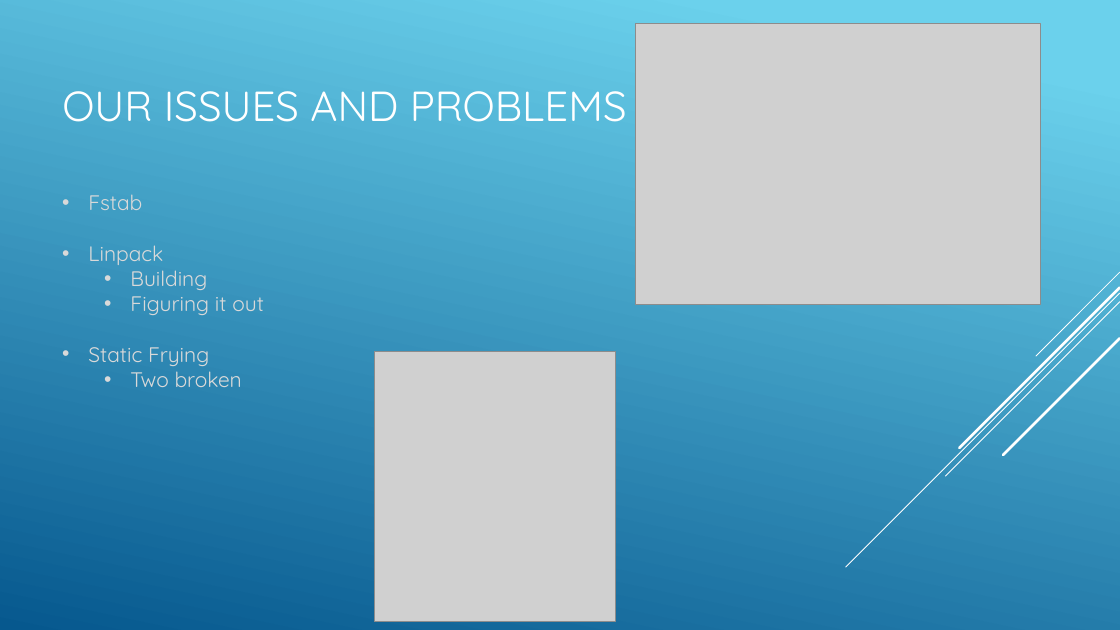
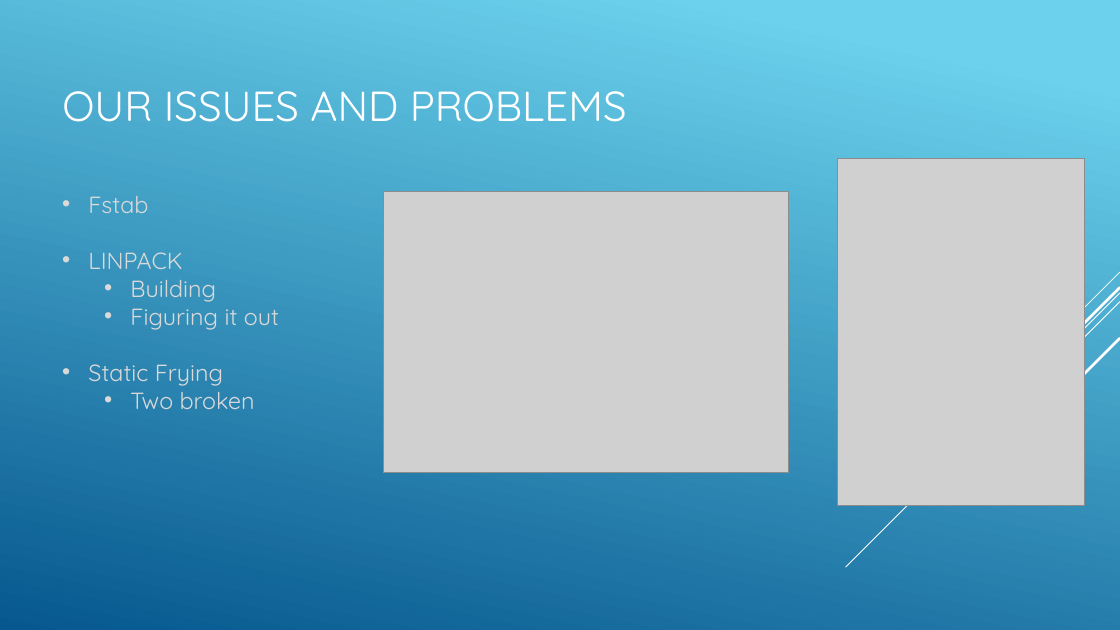
Before and after one commit to SDSMT-CSC464-F15/arm, a slide deck: slide 8 of Documents/ClientPresent2.pptx. Drawn at 1120x630 pixels with LibreOffice and Linux fonts; fonts in the diff are those of the drawing; grey boxes stand for pictures. Boxes give left, top, right and bottom in pixels: in the first picture for what was removed or moved away, otherwise in the second. Text is boxed around its words. In the diff, an @@ line names an element or a change of style, - is before the commit and + after.

Commit message:
Completed Sprint 3 report. Edited some formatting on the client presentation powerpoint

```diff
--- a/Documents/ClientPresent2.pptx
+++ b/Documents/ClientPresent2.pptx
@@ picture added at <box>839,159,1085,506</box> @@
@@ text at <box>88,196,279,409</box>: size 18 to 20 pt in "Fstab", "Building", "Figuring it out", "Static Frying" and 1 more places @@
@@ picture: place and size @@
-picture at <box>635,24,1041,305</box>
+picture at <box>383,192,789,473</box>
@@ text at <box>88,252,182,269</box>: text changed; size 18 to 20 pt @@
-• Linpack
+• LINPACK
@@ picture removed at <box>375,352,616,622</box> @@
```
Also in this commit, not shown: 10 other slides changed, 4 other files.
